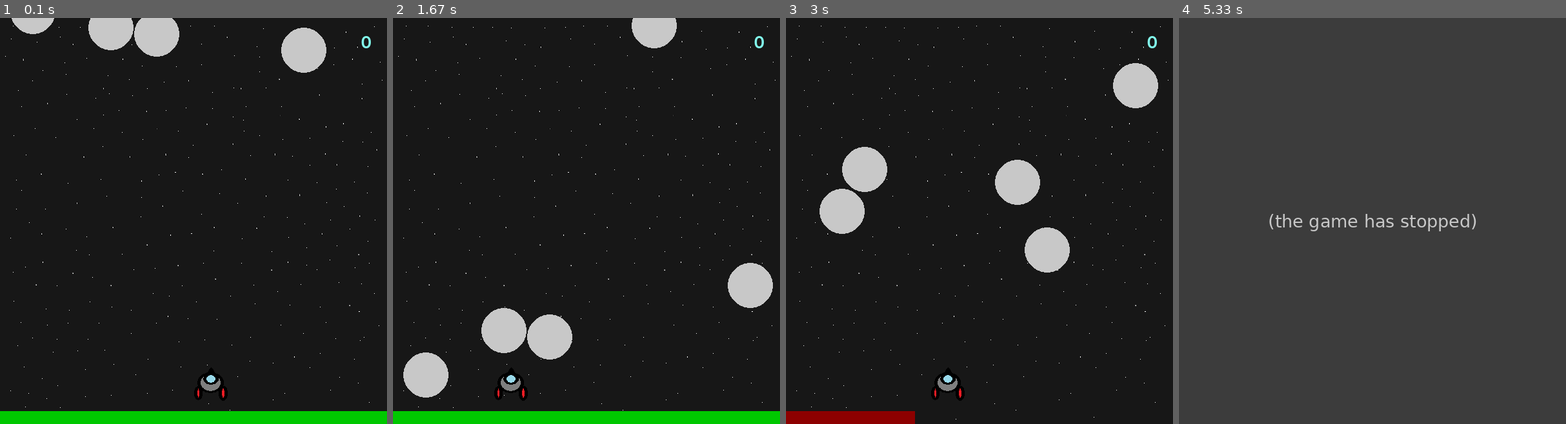
Above: before the commit, frames 1-4 (left to right).
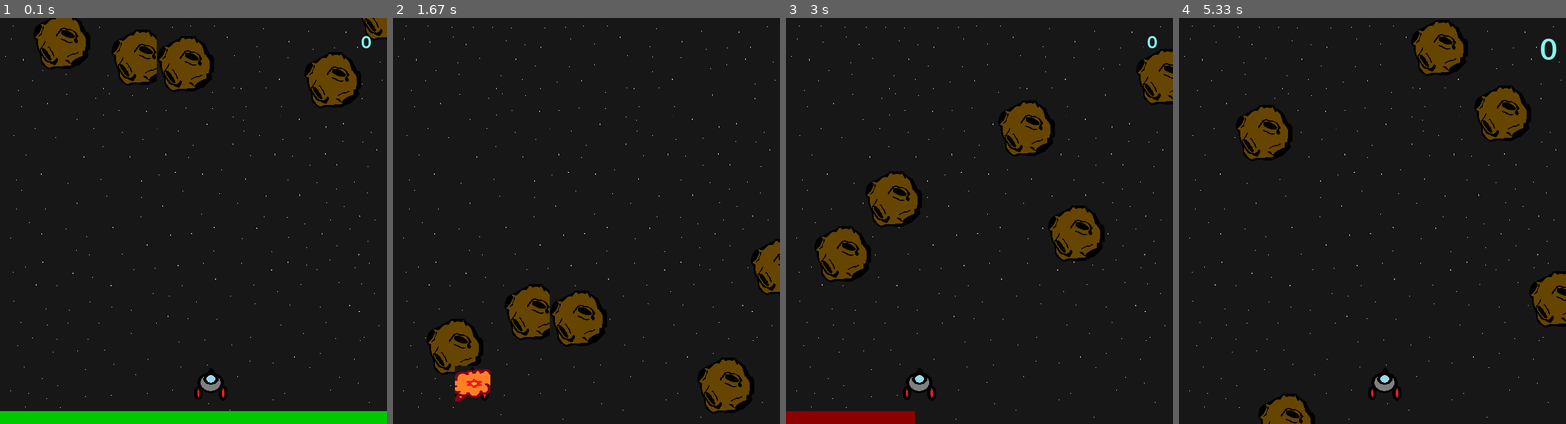
Above: after the commit, the same moments.

Repository: joaops-sousa/Asteroids-Pygame
Game: pygame game, started from Asteroides.py
Same seed, same stepped clock (60 frames per second), same inputs: the game is played once before the commit and once after it.
Inputs:
- Up to frame 1 (0.1 s): no input
- Up to frame 2 (1.67 s): hold Left 0.33-0.87 s; hold Left 0.9-1.3 s; hold Right from 1.33 s (still down)
- Up to frame 3 (3 s): release Right at 1.97 s; hold Left 2-2.47 s; hold Right 2.5-2.97 s
- Up to frame 4 (5.33 s): hold Right 3-3.47 s

The runs differ from the first frame. In frame 1, 6.8% of the frame differs, in the area x 3-100%, y 0-22%; in frame 2, 13%; in frame 3, 9.6%; in frame 4, 100%, in the area x 0-100%, y 0-100%.
Before the commit the program exited at 5.13 s; later frames show no game.

Commit message:
Add files via upload

Diff:
--- a/Asteroides.py
+++ b/Asteroides.py
@@ -35,6 +35,9 @@
 explosao = pygame.image.load("Imagens/kaboom.png").convert()
 explosao = pygame.transform.scale(explosao,(55,55))
 
+meteoro = pygame.image.load("Imagens/meteoro.png").convert()
+meteoro = pygame.transform.scale(meteoro,(90,90))
+
 #Variavel Nave
 
 x_speed = 0
@@ -49,7 +52,7 @@
     global x_m1
     global y_m1
 
-    pygame.draw.circle(screen,WHITE,[x,y],35,0)
+    screen.blit(meteoro,[x,y])
 
     if y_m1 <= 590:
         y_m1 += 6
@@ -61,7 +64,7 @@
     global x_m2
     global y_m2
 
-    pygame.draw.circle(screen,WHITE,[x,y],35,0)
+    screen.blit(meteoro,[x,y])
 
     if y_m2 <= 590:
         y_m2 += 5
@@ -73,7 +76,7 @@
     global x_m3
     global y_m3
 
-    pygame.draw.circle(screen,WHITE,[x,y],35,0)
+    screen.blit(meteoro,[x,y])
 
     if y_m3 <= 590:
         y_m3 += 5
@@ -85,7 +88,7 @@
     global x_m4
     global y_m4
 
-    pygame.draw.circle(screen,WHITE,[x,y],35,0)
+    screen.blit(meteoro,[x,y])
 
     if y_m4 <= 590:
         y_m4 += 6
@@ -97,7 +100,7 @@
     global x_m5
     global y_m5
 
-    pygame.draw.circle(screen,WHITE,[x,y],35,0)
+    screen.blit(meteoro,[x,y])
 
     if y_m5 <= 590:
         y_m5 += 5
@@ -177,9 +180,8 @@
     elif x_nave>= 545:
         x_nave-=4
 
-    #carregar fundo e nave
+    #carregar fundo
     screen.blit(fundo,(0,0))
-    screen.blit(player,[x_nave,y_nave])
 
     #meteoro
 
@@ -189,37 +191,41 @@
     meteoro4(screen,x_m4,y_m4)
     meteoro5(screen,x_m5,y_m5)
 
+    #nave
+
+    screen.blit(player,[x_nave,y_nave])
+
     #Colisao Meteoro-Nave
 
-    if x_m1+18>=x_nave and x_m1-18<= x_nave+55:
-        if y_nave - (y_m1+10) <= 1:
-            vida -= 1
+    if x_m1<= x_nave+55 and x_m1+85>= x_nave:
+        if y_nave - (y_m1+70)<= 1:
+            vida -=1
             x_m1 = random.randint(1,100)
             y_m1 = -40
             boom.play()
             screen.blit(explosao,[x_nave,y_nave])
-            pygame.time.delay(200)
-
-    if x_m2+18>= x_nave and x_m2-18<= x_nave+55:
-        if y_nave - (y_m2+10) <= 1:
+            pygame.time.delay(300)
+
+    if x_m2<= x_nave+55 and x_m2+85>= x_nave:
+        if y_nave - (y_m2+70) <= 1:
             vida -= 1
             x_m2 = random.randint(110,230)
             y_m2 = -10
             boom.play()
             screen.blit(explosao,[x_nave,y_nave])
-            pygame.time.delay(200)
-
-    if x_m3+18>= x_nave and x_m3-18<= x_nave+55:
-        if y_nave - (y_m3+10) <= 1:
+            pygame.time.delay(300)
+
+    if x_m3<= x_nave+55 and x_m3+85>= x_nave:
+        if y_nave - (y_m3+70) <= 1:
             vida -= 1
             x_m3 = random.randint(240,360)
             y_m3 = 0
             boom.play()
             screen.blit(explosao,[x_nave,y_nave])
-            pygame.time.delay(200)
-
-    if x_m4+18>= x_nave and x_m4-18<= x_nave+55:
-        if y_nave - (y_m4+10) <= 1:
+            pygame.time.delay(300)
+
+    if x_m4<= x_nave+55 and x_m4+85>= x_nave:
+        if y_nave - (y_m4+70) <= 1:
             vida -=1
             x_m4 = random.randint(370,490)
             y_m4 = 20
@@ -227,14 +233,14 @@
             screen.blit(explosao,[x_nave,y_nave])
             pygame.time.delay(200)
 
-    if x_m5+18>= x_nave and x_m5-18<= x_nave+55:
-        if y_nave - (y_m5+10)<=1:
+    if x_m5<= x_nave+55 and x_m5+85>= x_nave:
+        if y_nave - (y_m5+70)<=1:
             vida -=1
             x_m5 = random.randint(500,590)
             y_m5 = -80
             boom.play()
             screen.blit(explosao,[x_nave,y_nave])
-            pygame.time.delay(200)
+            pygame.time.delay(300)
 
     #tiro
 
@@ -252,8 +258,8 @@
 
     if t == 1:
 
-        if xt+1>=(x_m1-38) and xt+1<=(x_m1+38):
-            if yt - (y_m1+18) <= 6:
+        if x_m1<= xt+1 and x_m1+90>= xt:
+            if yt - (y_m1+77) <= 1:
                 pontos += 1
                 t = 0
                 yt = y_nave - 20
@@ -262,8 +268,8 @@
                 smash.play()
 
 
-        if xt+1>=(x_m2-38) and xt+1<=(x_m2+38):
-            if yt - (y_m2+18)<= 6:
+        if x_m2<= xt+1 and x_m2+90>=xt:
+            if yt - (y_m2+77)<= 1:
                 pontos += 1
                 t = 0
                 yt = y_nave - 20
@@ -272,8 +278,8 @@
                 y_m2 = -10
                 smash.play()
 
-        if xt+1 >=(x_m3-38) and xt+1<=(x_m3+38):
-            if yt - (y_m3+18) <= 6:
+        if x_m3<= xt+1 and x_m3+90>=xt:
+            if yt - (y_m3+77) <= 1:
                 pontos += 1
                 t = 0
                 yt = y_nave-20
@@ -282,8 +288,8 @@
                 y_m3 = 0
                 smash.play()
 
-        if xt+1 >= (x_m4-38) and xt+1 <= (x_m4+38):
-            if yt - (y_m4+18) <= 6:
+        if x_m4<= xt+1 and x_m4+90>=xt:
+            if yt - (y_m4+77) <= 1:
                 pontos += 1
                 t = 0
                 yt = y_nave-20
@@ -292,8 +298,8 @@
                 y_m4 = 20
                 smash.play()
 
-        if xt+1 >= (x_m5-38) and xt+1 <= (x_m5+38):
-            if yt - (y_m5+18) <= 6:
+        if x_m5<= xt+1 and x_m5+90>=xt:
+            if yt - (y_m5+77) <= 1:
                 pontos += 1
                 t = 0
                 yt = y_nave-20
@@ -302,9 +308,11 @@
                 y_m5 = -80
                 smash.play()
 
+    #pontos
     text = font.render(str(pontos),True,BLUE)
     screen.blit(text,[560,20])
 
+    #game over
     if vida == -1:
         pygame.time.delay(1500)
         break
@@ -322,6 +330,7 @@
         gameover = font.render("GAME OVER",True,RED)
         screen.blit(gameover,[175,280])
         vida = -1
+
 
     pygame.display.flip()
 
Binary file added: Imagens/meteoro.png
